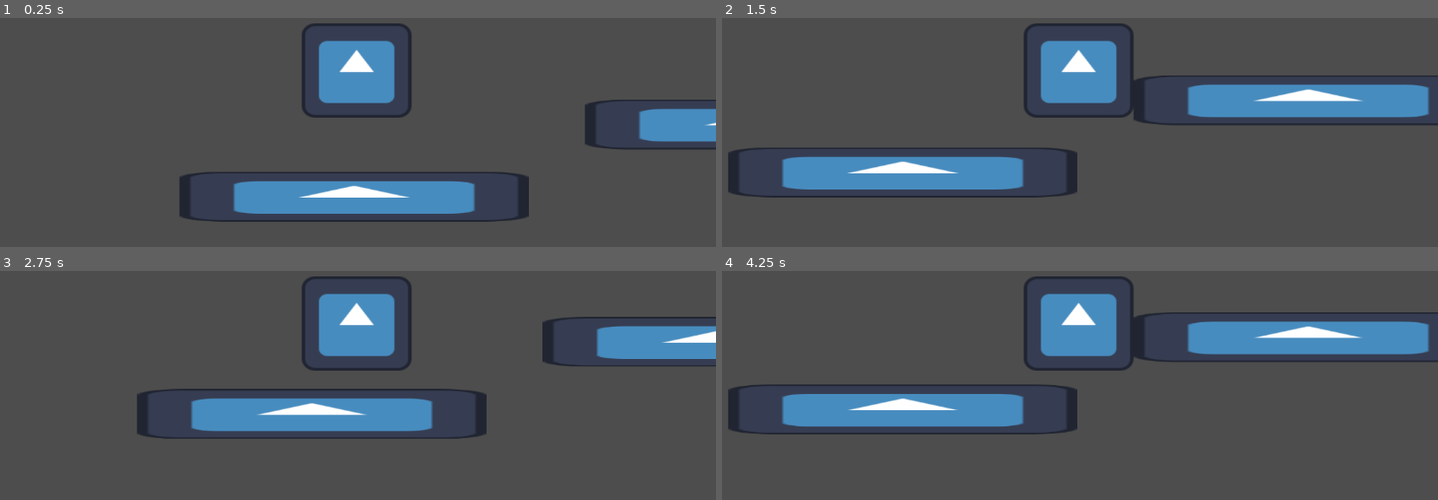
Above: before the commit, frames 1-4 (two rows, left to right).
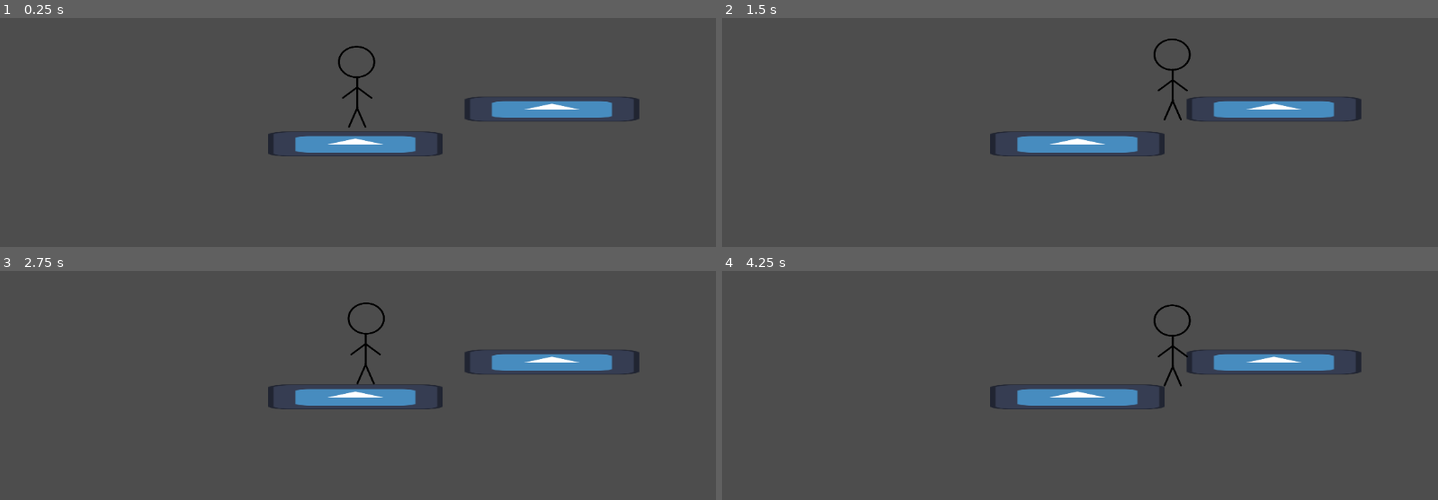
Above: after the commit, the same moments.

Repository: Zofia-Szybalska/ThFaith
Game: Godot game, scene res://scenes/test_scene.tscn
The game is run twice, just before and just after one commit, with the same random seed, the same clock (stepped at 60 frames per second) and the same inputs. The engine's default icon, where the game draws it, is replaced by a stand-in: a white triangle on a blue panel in a dark square.
Inputs:
- Up to frame 1 (0.25 s): no input
- Up to frame 2 (1.5 s): hold D (right) from 0.53 s (still down); tap Space (jump) at 0.6, 0.77, 1.07, 1.35 s
- Up to frame 3 (2.75 s): tap Space (jump) at 1.52, 1.82, 2.1 s; release D (right) at 2.03 s; hold A (left) from 2.03 s (still down)
- Up to frame 4 (4.25 s): release A (left) at 2.78 s; hold D (right) from 2.78 s (still down); tap Space (jump) at 2.85, 3.02, 3.32, 3.6, 3.77, 4.07 s

The runs differ from the first frame. In frame 1, 15% of the frame differs, in the area x 25-100%, y 2-90%; in frame 2, 17%; in frame 3, 15%; in frame 4, 19%, in the area x 0-100%, y 2-72%.

Commit message:
Add state machine

Diff:
--- a/scenes/player.tscn
+++ b/scenes/player.tscn
@@ -1,10 +1,16 @@
-[gd_scene load_steps=4 format=3 uid="uid://bg3pue4k6suxh"]
+[gd_scene load_steps=9 format=3 uid="uid://bg3pue4k6suxh"]
 
 [ext_resource type="Script" path="res://scripts/player.gd" id="1_weano"]
-[ext_resource type="Texture2D" uid="uid://bis0yt2beb3u1" path="res://icon.svg" id="2_0d5lq"]
+[ext_resource type="Texture2D" uid="uid://duden0juxenu0" path="res://assets/sprites/PlayerPlaceHolder.png" id="2_ut5o2"]
+[ext_resource type="Script" path="res://scripts/state_machine.gd" id="3_lou1g"]
+[ext_resource type="Script" path="res://scripts/Idle.gd" id="4_xunvy"]
+[ext_resource type="Script" path="res://scripts/Run.gd" id="5_ig7k5"]
+[ext_resource type="Script" path="res://scripts/Jump.gd" id="6_vfmla"]
+[ext_resource type="Script" path="res://scripts/Fall.gd" id="7_mwuny"]
 
-[sub_resource type="RectangleShape2D" id="RectangleShape2D_g5kpn"]
-size = Vector2(88, 74)
+[sub_resource type="CapsuleShape2D" id="CapsuleShape2D_rphv7"]
+radius = 23.0
+height = 132.0
 
 [node name="Player" type="CharacterBody2D"]
 collision_layer = 2
@@ -12,8 +18,29 @@
 script = ExtResource("1_weano")
 
 [node name="CollisionShape2D" type="CollisionShape2D" parent="."]
-shape = SubResource("RectangleShape2D_g5kpn")
+shape = SubResource("CapsuleShape2D_rphv7")
 
 [node name="Sprite2D" type="Sprite2D" parent="."]
-scale = Vector2(0.6875, 0.59375)
-texture = ExtResource("2_0d5lq")
+scale = Vector2(0.331492, 0.286288)
+texture = ExtResource("2_ut5o2")
+
+[node name="StateMachine" type="Node2D" parent="."]
+script = ExtResource("3_lou1g")
+initial_state = NodePath("Fall")
+
+[node name="Idle" type="Node2D" parent="StateMachine"]
+script = ExtResource("4_xunvy")
+
+[node name="Run" type="Node2D" parent="StateMachine"]
+script = ExtResource("5_ig7k5")
+
+[node name="Jump" type="Node2D" parent="StateMachine"]
+script = ExtResource("6_vfmla")
+
+[node name="Timer" type="Timer" parent="StateMachine/Jump"]
+wait_time = 0.25
+
+[node name="Fall" type="Node2D" parent="StateMachine"]
+script = ExtResource("7_mwuny")
+
+[connection signal="timeout" from="StateMachine/Jump/Timer" to="StateMachine/Jump" method="_on_timer_timeout"]
--- a/scenes/test_scene.tscn
+++ b/scenes/test_scene.tscn
@@ -9,7 +9,7 @@
 [node name="Node2D" type="Node2D"]
 
 [node name="TestPlatform2" type="StaticBody2D" parent="."]
-position = Vector2(850, 499)
+position = Vector2(840, 501)
 metadata/_edit_group_ = true
 
 [node name="CollisionShape2D" type="CollisionShape2D" parent="TestPlatform2"]
@@ -30,10 +30,8 @@
 scale = Vector2(2.1875, 0.3125)
 texture = ExtResource("1_ph5e4")
 
+[node name="Camera2D" type="Camera2D" parent="."]
+position = Vector2(527, 439)
+
 [node name="Player" parent="." instance=ExtResource("2_oifhj")]
 position = Vector2(527, 439)
-JUMP_FORCE = 260
-GRAVITY = 500
-
-[node name="Camera2D" type="Camera2D" parent="Player"]
-zoom = Vector2(2, 2)
--- /dev/null
+++ b/scripts/Fall.gd
@@ -0,0 +1,13 @@
+extends State
+
+
+func physics_update(delta: float) -> void:
+	if owner.is_on_floor():
+		if is_equal_approx(owner.velocity.x, 0.0):
+			state_machine.transition_to("Idle")
+		else:
+			state_machine.transition_to("Run")
+		return
+	var direction = Input.get_axis("left","right")
+	owner.velocity.x = owner.speed * direction
+	owner.velocity.y += owner.gravity * delta
--- /dev/null
+++ b/scripts/Idle.gd
@@ -0,0 +1,15 @@
+extends State
+
+func enter(_msg := {}) -> void:
+	owner.velocity = Vector2.ZERO
+
+
+func update(_delta: float) -> void:
+	if not owner.is_on_floor():
+		state_machine.transition_to("Fall")
+		return
+
+	if Input.is_action_just_pressed("jump"):
+		state_machine.transition_to("Jump")
+	elif Input.is_action_pressed("left") or Input.is_action_pressed("right"):
+		state_machine.transition_to("Run")
--- /dev/null
+++ b/scripts/Jump.gd
@@ -0,0 +1,26 @@
+extends State
+
+func enter(_msg := {}) -> void:
+	owner.velocity.y -= owner.jump_force
+	$Timer.start()
+
+func physics_update(_delta: float) -> void:
+	if Input.is_action_just_released("jump"):
+		state_machine.transition_to("Fall")
+	var direction = Input.get_axis("left","right")
+	owner.velocity.x = owner.speed * direction
+	if owner.is_on_floor():
+		if is_equal_approx(owner.velocity.x, 0.0):
+			state_machine.transition_to("Idle")
+		else:
+			state_machine.transition_to("Run")
+
+
+func _on_timer_timeout():
+	if not owner.is_on_floor():
+		state_machine.transition_to("Fall")
+	else:
+		if is_equal_approx(owner.velocity.x, 0.0):
+			state_machine.transition_to("Idle")
+		else:
+			state_machine.transition_to("Run")
--- /dev/null
+++ b/scripts/Run.gd
@@ -0,0 +1,18 @@
+extends State
+
+
+func physics_update(delta: float) -> void:
+	if not owner.is_on_floor():
+		state_machine.transition_to("Fall")
+		return
+
+	# We move the run-specific input code to the state.
+	# A good alternative would be to define a `get_input_direction()` function on the `Player.gd`
+	# script to avoid duplicating these lines in every script.
+	var direction = Input.get_axis("left","right")
+	owner.velocity.x = owner.speed * direction
+	owner.velocity.y += owner.gravity * delta
+	if Input.is_action_just_pressed("jump"):
+		state_machine.transition_to("Jump")
+	elif is_equal_approx(direction, 0.0):
+		state_machine.transition_to("Idle")
--- a/scripts/player.gd
+++ b/scripts/player.gd
@@ -1,33 +1,17 @@
 extends CharacterBody2D
 
-@export var SPEED : int = 150
-@export var JUMP_FORCE : int = 255
-@export var GRAVITY : int = 900
+@export var speed : int = 200
+@export var jump_force : int = 200
+@export var gravity : int = 900
 
 @onready var sprite = $Sprite2D
 
-func _physics_process(delta):
-	var direction = Input.get_axis("left","right")
-	if direction:
-		velocity.x = SPEED * direction
-	else:
-		velocity.x = 0
+@onready var fsm := $StateMachine
 
-	#Direction
+func _physics_process(_delta):
+	var direction = Input.get_axis("left", "right")
 	if direction == 1:
 		sprite.flip_h = false
 	elif direction == -1:
 		sprite.flip_h = true
-
-	# Gravity
-	if not is_on_floor():
-		velocity.y += GRAVITY * delta
-
-	# Jump
-	if is_on_floor():
-		if Input.is_action_just_pressed("jump"):
-			velocity.y -= JUMP_FORCE
-	if Input.is_action_just_released("jump"):
-		velocity.y *= 0.6
-
 	move_and_slide()
--- /dev/null
+++ b/scripts/state.gd
@@ -0,0 +1,23 @@
+# Virtual base class for all states.
+class_name State
+extends Node
+
+var state_machine = null
+
+
+func handle_input(_event: InputEvent) -> void:
+	pass
+
+func update(_delta: float) -> void:
+	pass
+
+func physics_update(_delta: float) -> void:
+	pass
+
+# Called by the state machine upon changing the active state.
+# The `msg` parameter is a dictionary with arbitrary data the state can use to initialize itself.
+func enter(_msg := {}) -> void:
+	pass
+
+func exit() -> void:
+	pass
--- /dev/null
+++ b/scripts/state_machine.gd
@@ -0,0 +1,34 @@
+class_name StateMachine
+extends Node2D
+
+# Emitted when transitioning to a new state.
+signal transitioned(state_name)
+
+@export var initial_state := NodePath()
+
+@onready var state: State = get_node(initial_state)
+
+
+func _ready() -> void:
+	await owner.ready
+	#yield(owner, "ready")
+	for child in get_children():
+		child.state_machine = self
+	state.enter()
+
+func _unhandled_input(event: InputEvent) -> void:
+	state.handle_input(event)
+
+func _process(delta: float) -> void:
+	state.update(delta)
+
+func _physics_process(delta: float) -> void:
+	state.physics_update(delta)
+
+func transition_to(target_state_name: String, msg: Dictionary = {}) -> void:
+	if not has_node(target_state_name):
+		return
+	state.exit()
+	state = get_node(target_state_name)
+	state.enter(msg)
+	emit_signal("transitioned", state.name)
Binary file added: assets/sprites/PlayerPlaceHolder.png
Not shown, added: assets/sprites/PlayerPlaceHolder.png.import
Not shown, added: scenes/test_scene.tscn.rej
